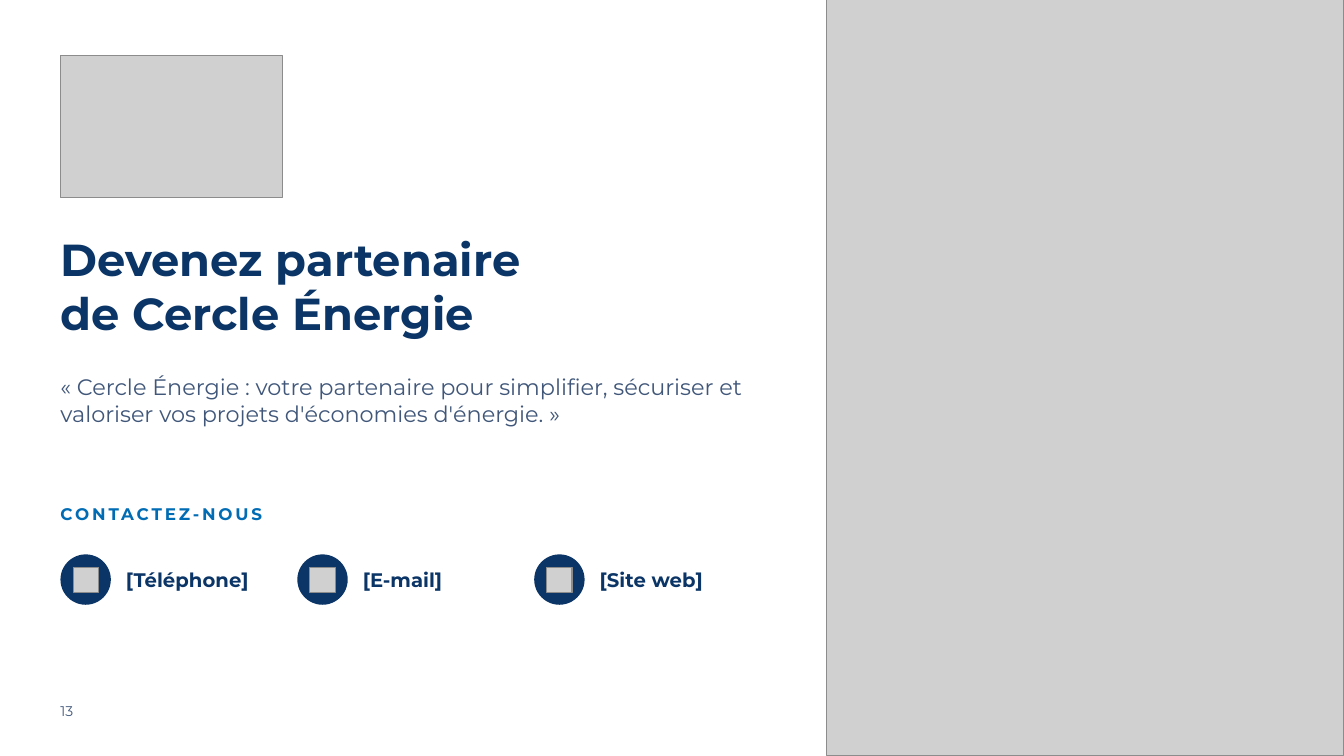
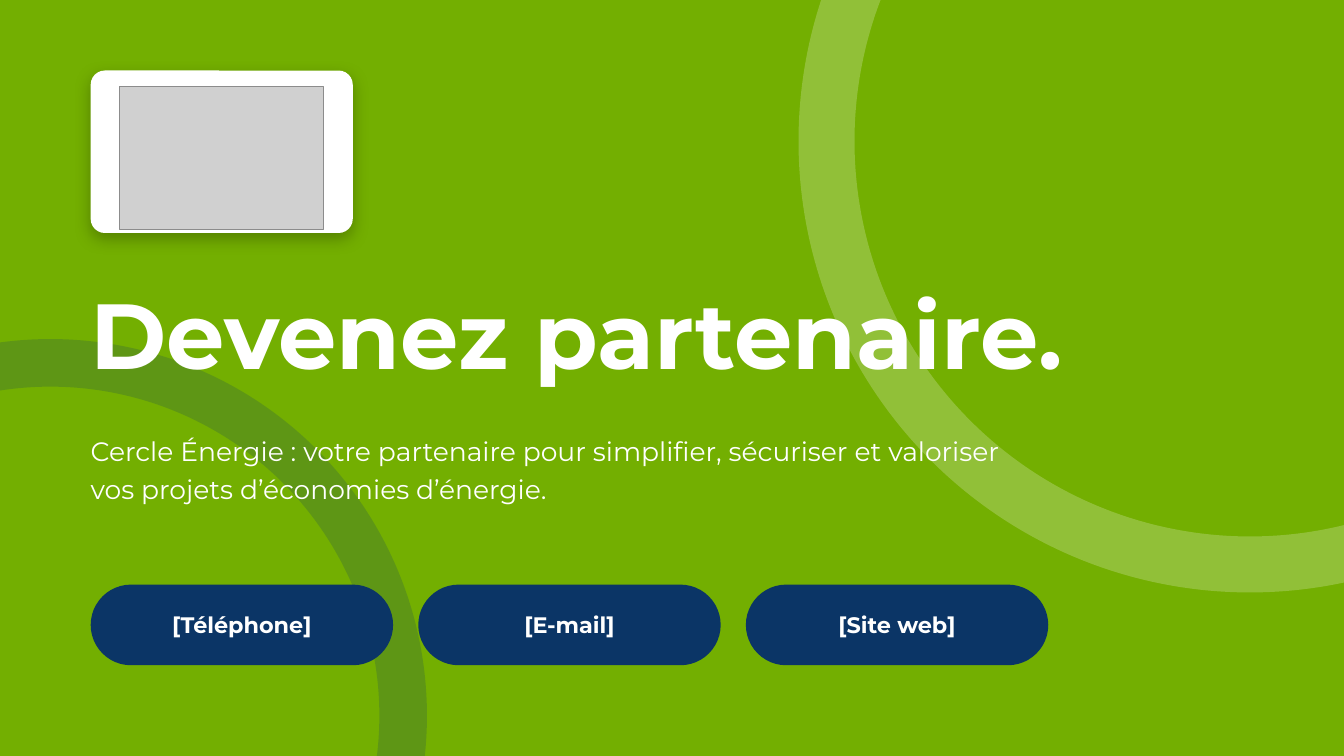
Before and after one commit to Albatros1300/11studio.fr, a slide deck: slide 12 of clients/cercle-energie/plaquette/Cercle-Energie-Plaquette.pptx (slide 13 before the commit). Drawn at 1344x756 pixels with LibreOffice and Linux fonts; fonts in the diff are those of the drawing; grey boxes stand for pictures. Boxes give left, top, right and bottom in pixels: in the first picture for what was removed or moved away, otherwise in the second. Text is boxed around its words. In the diff, an @@ line names an element or a change of style, - is before the commit and + after.

```diff
--- a/clients/cercle-energie/plaquette/Cercle-Energie-Plaquette.pptx
+++ b/clients/cercle-energie/plaquette/Cercle-Energie-Plaquette.pptx
@@ background #FFFFFF to #73AF01 @@
@@ picture removed at [827, 0, 1344, 756] @@
@@ ellipse added at [827, 0, 1344, 565], outline #FFFFFF 40 pt @@
@@ picture removed at [60, 55, 282, 198] @@
@@ rounded rectangle added at [91, 71, 353, 233], fill #FFFFFF @@
@@ picture added at [120, 87, 325, 229] @@
@@ title removed at [60, 240, 520, 339] @@
-Devenez partenaire
-de Cercle Énergie
@@ text added at [91, 279, 1063, 390], 66 pt, text #FFFFFF, bold @@
+Devenez partenaire.
@@ ellipse added at [0, 363, 403, 756], outline #0B3566 34 pt @@
@@ text at [91, 435, 999, 505]: text changed; size 16 to 19 pt; text colour #40577A to #FFFFFF @@
-« Cercle Énergie : votre partenaire pour simplifier, sécuriser et valoriser vos projets d'économies d'énergie. »
+Cercle Énergie : votre partenaire pour simplifier, sécuriser et valoriser vos projets d’économies d’énergie.
@@ text removed at [60, 508, 262, 521] @@
-CONTACTEZ-NOUS
@@ ellipse removed at [60, 555, 111, 605] @@
@@ picture removed at [73, 567, 98, 592] @@
@@ ellipse removed at [297, 555, 348, 605] @@
@@ picture removed at [311, 567, 336, 592] @@
@@ ellipse removed at [534, 555, 585, 605] @@
@@ picture removed at [546, 567, 572, 592] @@
@@ text "[Téléphone]": place and size @@
-text "[Téléphone]" at [126, 572, 249, 591]
+text "[Téléphone]" at [172, 616, 311, 638]
@@ rounded rectangle added at [91, 585, 393, 665], fill #0B3566 @@
@@ text "[E-mail]": place and size @@
-text "[E-mail]" at [363, 571, 442, 591]
+text "[E-mail]" at [524, 615, 614, 638]
@@ rounded rectangle added at [418, 585, 721, 665], fill #0B3566 @@
@@ size 14 to 16 pt, text colour #0B3566 to #FFFFFF; alignment left to centre in 3 elements at [172, 616, 311, 638], [524, 615, 614, 638], [838, 615, 955, 638] @@
@@ text "[Site web]": place and size @@
-text "[Site web]" at [600, 571, 703, 591]
+text "[Site web]" at [838, 615, 955, 638]
@@ rounded rectangle added at [746, 585, 1049, 665], fill #0B3566 @@
@@ page number removed at [60, 706, 73, 716] @@
-13
```
Also in this commit, not shown: 5 other slides changed, 6 slides added, 7 slides removed, 6 other files.
